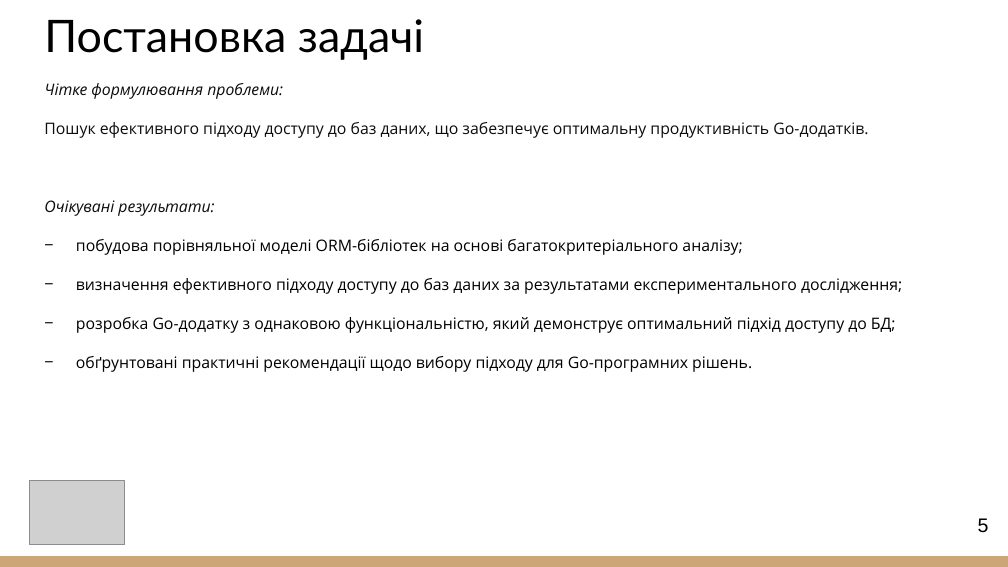
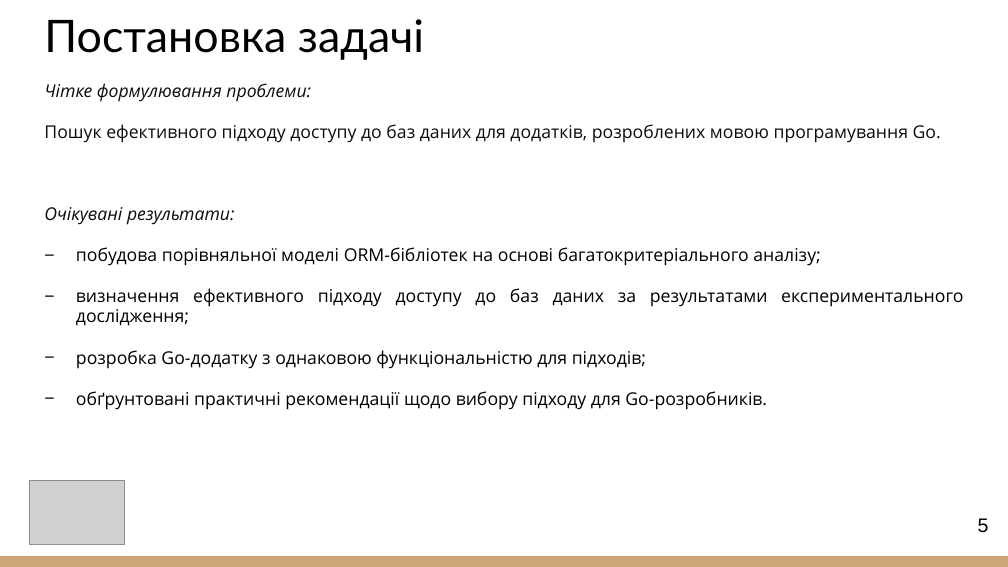
Before and after one commit to yahn1ukov/go-orm-sql-efficiency, a slide deck: slide 5 of 2025_М_ПІ_ІПЗм-23-2_Ягнюков_А_Ю.pptx. Drawn at 1008x567 pixels with LibreOffice and Linux fonts; fonts in the diff are those of the drawing; grey boxes stand for pictures. Boxes give left, top, right and bottom in pixels: in the first picture for what was removed or moved away, otherwise in the second. Text is boxed around its words. In the diff, an @@ line names an element or a change of style, - is before the commit and + after.

Commit message:
refactor: presentation

```diff
--- a/2025_М_ПІ_ІПЗм-23-2_Ягнюков_А_Ю.pptx
+++ b/2025_М_ПІ_ІПЗм-23-2_Ягнюков_А_Ю.pptx
@@ text at bbox=[44, 83, 963, 326]: size 11.2 to 12.6 pt in "Чітке формулювання проблеми:", "Очікувані результати:", "побудова порівняльної моделі ORM-бібліотек на основі багаток ...", "визначення ефективного підходу доступу до баз даних ..." @@
@@ text at bbox=[44, 124, 941, 143]: text changed; size 11.2 to 12.6 pt @@
-Пошук ефективного підходу доступу до баз даних, що забезпечує оптимальну продуктивність Go-додатків.
+Пошук ефективного підходу доступу до баз даних для додатків, розроблених мовою програмування Go.
@@ text at bbox=[76, 350, 767, 410]: text changed; size 11.2 to 12.6 pt @@
-− розробка Go-додатку з однаковою функціональністю, який демонструє оптимальний підхід доступу до БД;
-− обґрунтовані практичні рекомендації щодо вибору підходу для Go-програмних рішень.
+− розробка Go-додатку з однаковою функціональністю для підходів;
+− обґрунтовані практичні рекомендації щодо вибору підходу для Go-розробників.
```
Also in this commit, not shown: 7 other slides changed.
